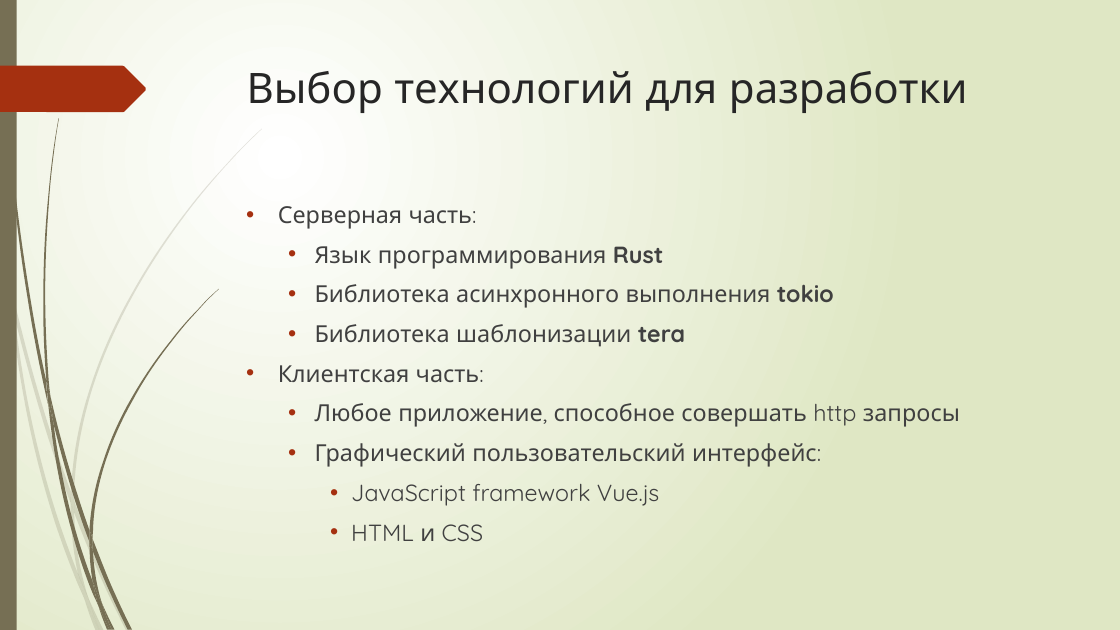
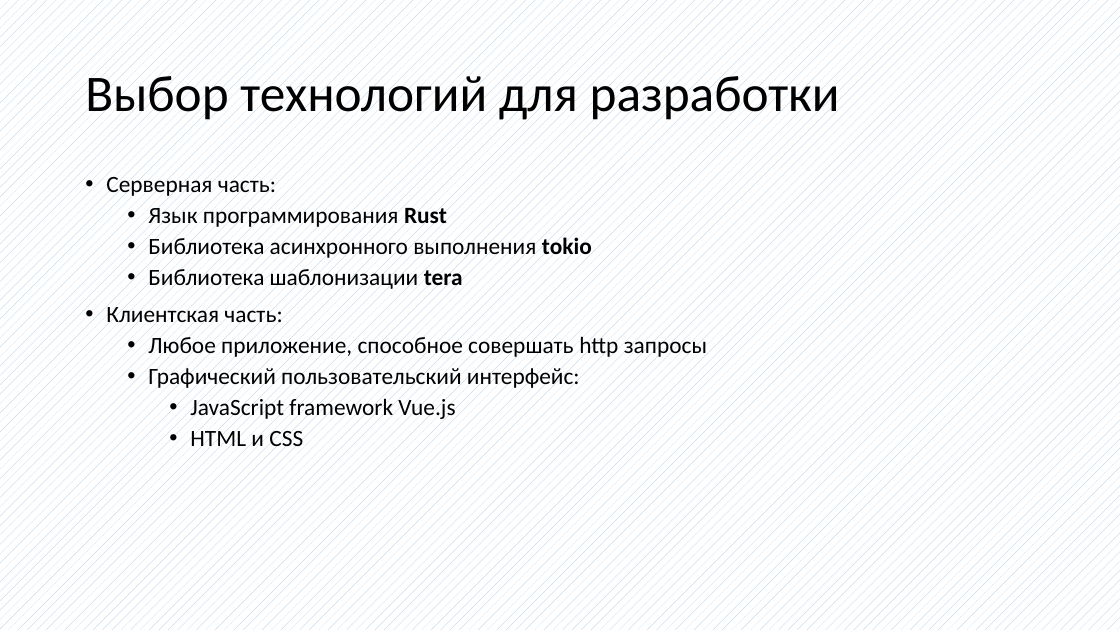
Before and after one commit to bobs4462/tachyon, a slide deck: slide 12 of docs/Презентация ВКР.pptx (slide 14 before the commit). Drawn at 1120x630 pixels with LibreOffice and Linux fonts; fonts in the diff are those of the drawing. Boxes give left, top, right and bottom in pixels: in the first picture for what was removed or moved away, otherwise in the second. Text is boxed around its words. In the diff, an @@ line names an element or a change of style, - is before the commit and + after.

```diff
--- a/docs/Презентация ВКР.pptx
+++ b/docs/Презентация ВКР.pptx
@@ background gradient #FFFFFF to #DFE8C4 to pattern #9DC3E6 on #FFFFFF @@
@@ rectangle removed at box(0, 0, 17, 630) @@
@@ title "Выбор технологий для разработки": place and size @@
-title "Выбор технологий для разработки" at box(247, 71, 968, 113)
+title "Выбор технологий для разработки" at box(85, 68, 840, 123)
@@ title "Выбор технологий для разработки" at box(85, 68, 840, 123): size 36 to 44 pt, font Quicksand to Calibri, text colour #262626 to #000000; line spacing 1 to 0.9; vertical alignment top to middle @@
@@ freeform shape removed at box(0, 66, 146, 112) @@
@@ text "Серверная часть:": place and size @@
-text "Серверная часть:" at box(278, 206, 960, 541)
+text "Серверная часть:" at box(106, 172, 707, 452)
@@ text "Серверная часть:" at box(106, 172, 707, 452): font Quicksand to Calibri, text colour #404040 to #000000; indent changed; line spacing 1 to 0.9; less space between paragraphs @@
@@ group removed at box(0, 129, 262, 630): 10 freeform shapes @@
@@ group removed at box(3, 0, 218, 630): 12 freeform shapes @@
```
Also in this commit, not shown: 10 other slides changed, 6 slides added, 8 slides removed, 1 other file.
